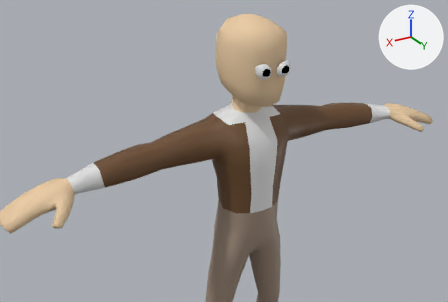
The Blender file BlenderModels/KennifiedPlayerModel.blend as it was, and as the next commit left it.
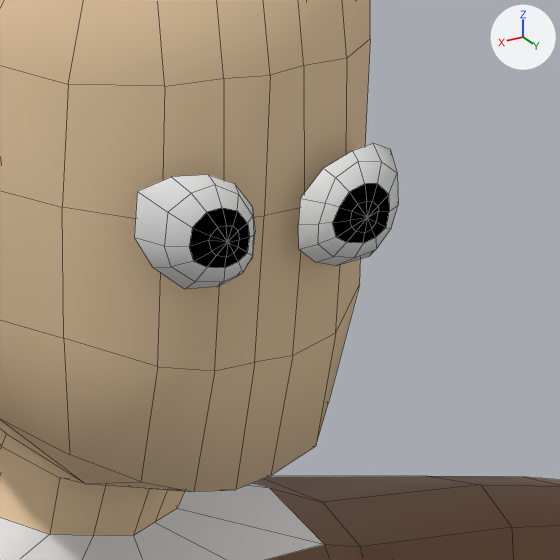
Old and new are each drawn whole from a 50 mm lens placed at (0.873, 1.351, 1.556), pointed at (0.147, 0.142, 0.951) and again close up on the part from 53% to 70% of the width and 14% to 38% of the height. The lights are fixed; the arrows at upper right show +X, +Y and +Z. The first two pictures are the older version. The close-ups show mesh edges as thin lines.

The first close-up shows 'EyesMesh', 'characterLargeFemale'.
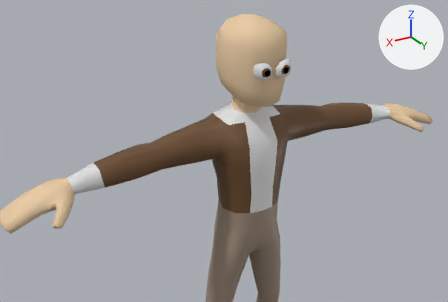
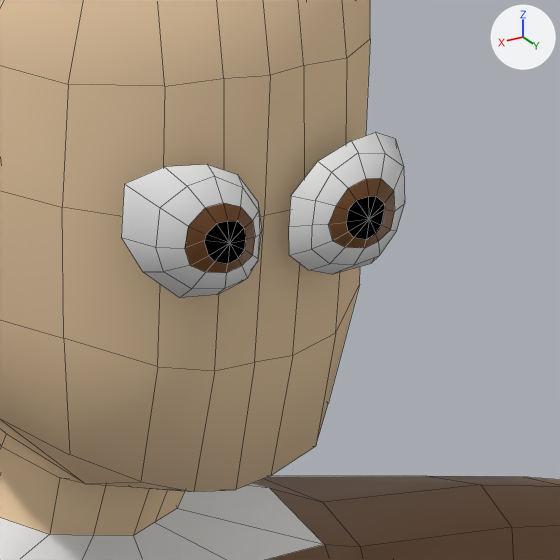
Commit message: Make the eyes slightly more canny

Location of each change, [x1, y1, x2, y2] in pixels of the close-ups (560 x 560 px; the box of a moved part takes in the faces that stretch with it):
'EyesMesh', reshaped, recoloured (8% wider, 14% taller)
    before: [134, 143, 398, 289]
    after: [121, 132, 405, 298]
part 1 of me_circle, moved or reshaped
    before: [134, 143, 398, 289]
    after: [121, 132, 405, 298]
part 2 of me_circle, recoloured
    both: [189, 183, 389, 268]

Edits to the bpy script that builds the scene:
```text
Add mat_iris:
    mat_iris = principled_material('Iris')
    mat_iris.base_color = (0.163, 0.0566, 0.00819)  # brown #704316
Change me_circle:
    used by ob_eyesmesh; location = (0.0, 0.0833, 1.1318); rotation_euler = (-1.571, 0.0, 0.0), in degrees (-90, 0, 0)
    remove me_circle.from_pydata(...)  # 49 vertices, 48 faces; spans x -0.0527..-0.0087, y -0.0212..0.0177, z 0.0463..0.0657
    add me_circle.from_pydata(...)  # 49 vertices, 48 faces; spans x -0.0567..-0.0055, y -0.0244..0.0208, z 0.0441..0.0669
    me_circle part 1: 49 of 49 vertices moved; they spanned x -0.0527..-0.0087, y -0.0212..0.0177, z 0.0463..0.0657 and now span x -0.0567..-0.0055, y -0.0244..0.0208, z 0.0441..0.0669; mean shift (0.0, 0.0, 0.0)
    me_circle part 2: all 12 faces centred in x -0.0371..-0.02, y -0.0088..0.0059, z 0.0627..0.0642 switch from mat_pupil to mat_iris (brown #704316)
```
